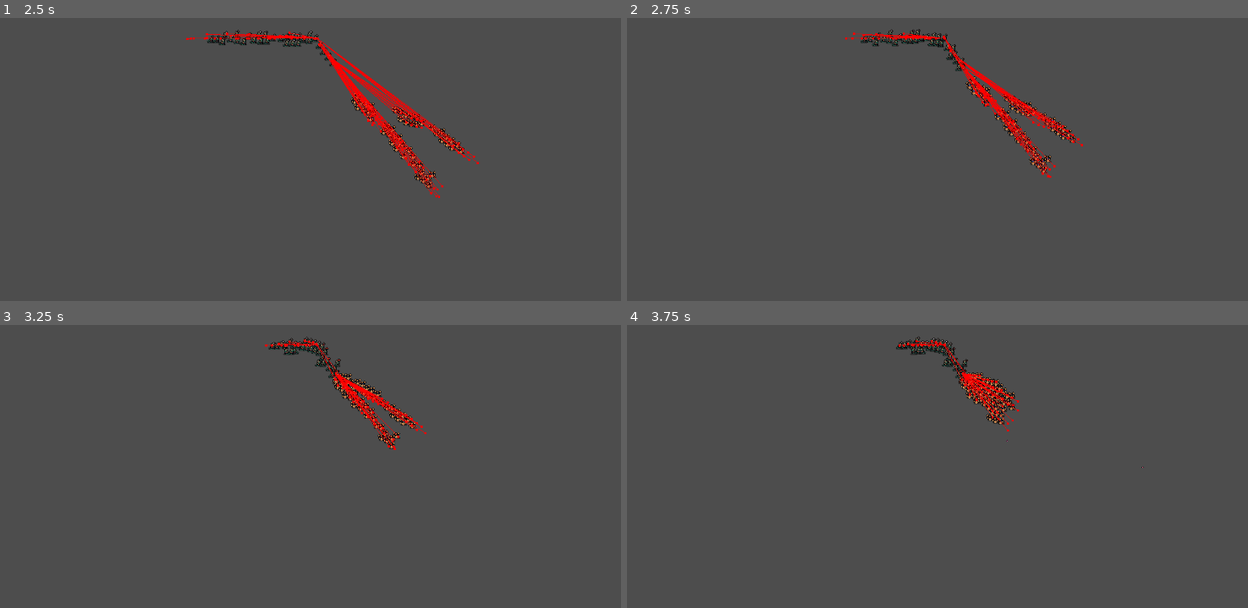
Above: before the commit, frames 1-4 (two rows, left to right).
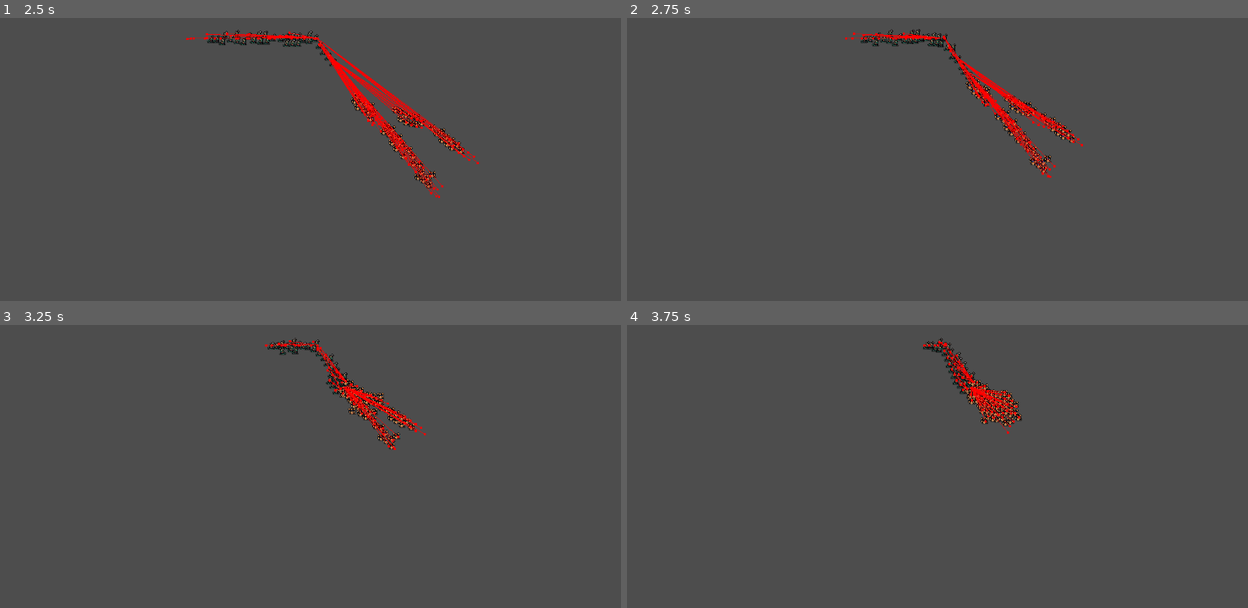
Above: after the commit, the same moments.

Repository: Snayff/nqp3
Game: Godot game, scene res://scenes/stages/combat/stage_combat.tscn
Same seed, same stepped clock (60 frames per second), same inputs: the game is played once before the commit and once after it.
Inputs (mouse positions are in pixels of both pictures, inside the frame that each line leads up to):
- Up to frame 1 (2.5 s): move the mouse to (440, 100) at 0.52 s; click (440, 100) at 0.67 s; move the mouse to (155, 136) at 1.27 s; click (155, 136) at 1.42 s; move the mouse to (360, 34) at 2.02 s; click (360, 34) at 2.17 s
- Up to frame 2 (2.75 s): no input
- Up to frame 3 (3.25 s): move the mouse to (254, 500) at 2.77 s; click (254, 500) at 2.92 s
- Up to frame 4 (3.75 s): move the mouse to (1123, 480) at 3.52 s; click (1123, 480) at 3.67 s

Frame 1 is identical in both runs. In frame 2, 0.5% of the frame differs, in the area x 51-73%, y 8-54%; in frame 3, 1.6%; in frame 4, 1.7%, in the area x 43-84%, y 4-51%.

Commit message:
fixed orphan timer error

Diff:
--- a/scripts/actions/base_action.gd
+++ b/scripts/actions/base_action.gd
@@ -57,6 +57,7 @@
 	uid = Utility.generate_id()
 
 	_cooldown_timer = Timer.new()
+	_creator.add_child(_cooldown_timer)
 	_cooldown_timer.set_one_shot(true)
 
 	_configure()
